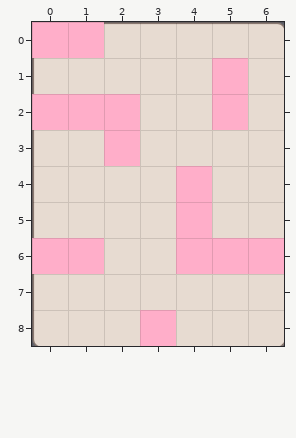
Two states of a Tiled map, HungryGame/proj.win32/map/31.tmx. Above, as it was before the edit.
Cells are 60x60 px. Shown: x 0..6, y 0..8.
Once edited:
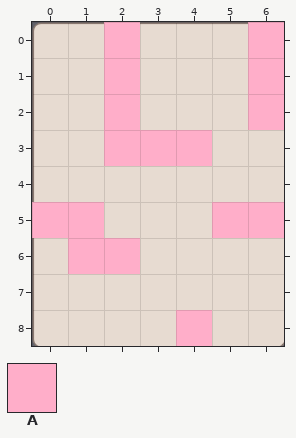
Key: from "metaset1": A 0.
_ is an empty cell, # one hidden under a higher layer.
Changes in this commit:
Layer "wall":
y 0: x 0..1 ## -> __
y 1: x 5 # -> _
y 2: x 0..1 ## -> __; x 5 # -> _
y 4..5: x 4 # -> _
y 6: x 0 # -> _; x 4..6 ### -> ___
y 8: x 3 # -> _
Layer "Items":
y 0: x 0..2 AA_ -> __A; x 6 _ -> A
y 1: x 2 _ -> A; x 5..6 A_ -> _A
y 2: x 0..1 AA -> __; x 5..6 A_ -> _A
y 3: x 3..4 __ -> AA
y 4: x 4 A -> _
y 5: x 0..1 __ -> AA; x 4..6 A__ -> _AA
y 6: x 0 A -> _; x 2 _ -> A; x 4..6 AAA -> ___
y 8: x 3..4 A_ -> _A
Changed places in both pictures, as pixel boxes (x1, y1, x2, y2):
changed: (32, 22, 140, 130)
changed: (140, 22, 284, 274)
changed: (32, 202, 140, 274)
changed: (140, 310, 212, 346)
